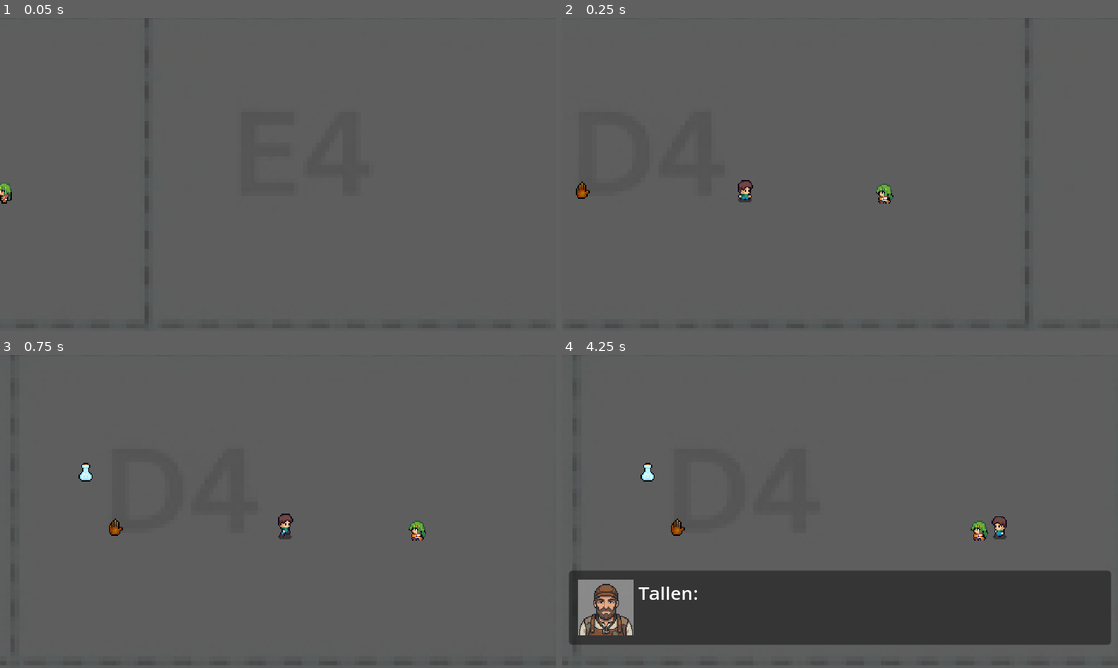
Above: before the commit, frames 1-4 (two rows, left to right).
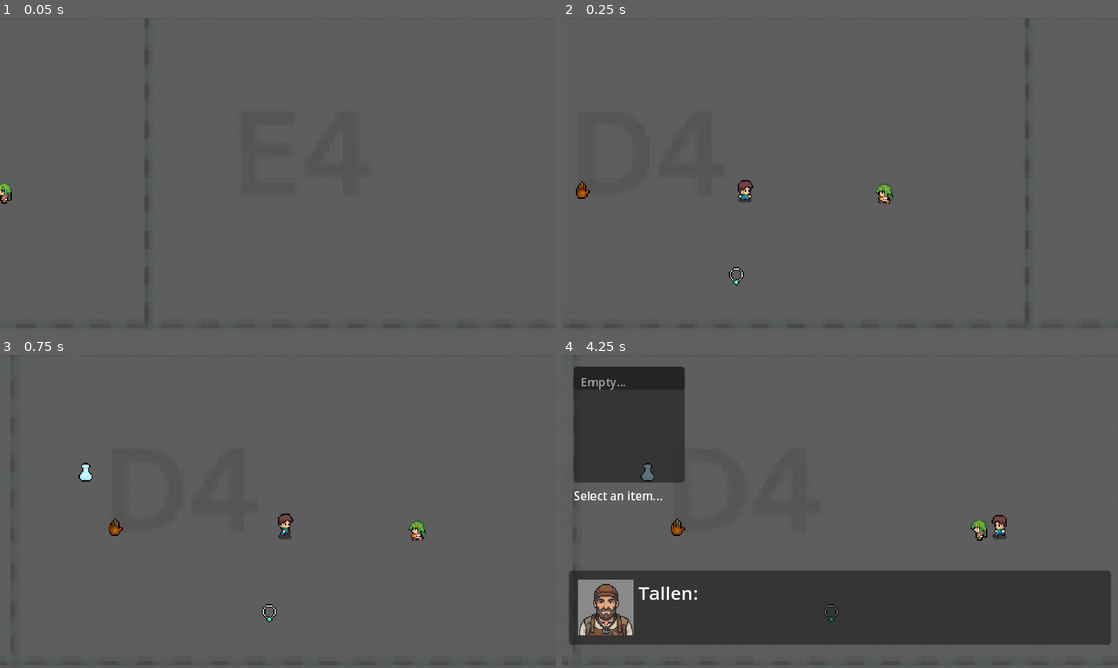
Above: after the commit, the same moments.

Repository: devkonrad/echoes-of-lyra
Game: Godot game, scene res://scenes/main.tscn
Two runs of this game, one before a commit and one after it. Both use one fixed random seed, a clock stepped at 60 frames per second and the inputs below.
Inputs:
- Up to frame 1 (0.05 s): no input
- Up to frame 2 (0.25 s): no input
- Up to frame 3 (0.75 s): tap Enter (ui_accept) at 0.5 s; hold Right (move_right) from 0.53 s (still down); tap Space (toggle_stealth) at 0.6 s
- Up to frame 4 (4.25 s): tap Enter (ui_accept) at 0.77, 1.52, 3.02, 3.77 s; release Right (move_right) at 1.28 s; hold Down (move_down) 1.28-2.03 s; tap Space (toggle_stealth) every 0.75 s from 1.35 to 3.6 s; hold Right (move_right) 2.03-2.78 s; hold Up (move_up) 2.78-3.53 s; hold Left (move_left) from 3.53 s (still down); tap I (toggle_inventory, bound only after the commit) at 4.15 s

Frame 1 is identical in both runs. In frame 2, less than 0.1% of the frame differs, in the area x 30-33%, y 79-86%; in frame 3, less than 0.1%; in frame 4, 7.8%, in the area x 2-80%, y 3-86%.

Commit message:
Add a simple inventory system

Diff:
--- a/project.godot
+++ b/project.godot
@@ -59,6 +59,11 @@
 "events": [Object(InputEventKey,"resource_local_to_scene":false,"resource_name":"","device":-1,"window_id":0,"alt_press …(191 unchanged characters)…
 ]
 }
+toggle_inventory={
+"deadzone": 0.5,
+"events": [Object(InputEventKey,"resource_local_to_scene":false,"resource_name":"","device":-1,"window_id":0,"alt_pressed":false,"shift_pressed":false,"ctrl_pressed":false,"meta_pressed":false,"pressed":false,"keycode":0,"physical_keycode":73,"key_label":0,"unicode":105,"location":0,"echo":false,"script":null)
+]
+}
 
 [rendering]
 
--- /dev/null
+++ b/scenes/inventory_ui.tscn
@@ -0,0 +1,38 @@
+[gd_scene load_steps=2 format=3 uid="uid://dw83y5ivmpaaq"]
+
+[ext_resource type="Script" path="res://scripts/inventory_ui.gd" id="1_byxfh"]
+
+[node name="InventoryUI" type="Control"]
+layout_mode = 3
+anchors_preset = 0
+script = ExtResource("1_byxfh")
+
+[node name="MarginContainer" type="MarginContainer" parent="."]
+layout_mode = 0
+offset_right = 40.0
+offset_bottom = 40.0
+theme_override_constants/margin_left = 10
+theme_override_constants/margin_top = 10
+theme_override_constants/margin_right = 10
+theme_override_constants/margin_bottom = 10
+
+[node name="Panel" type="Panel" parent="MarginContainer"]
+custom_minimum_size = Vector2(96, 0)
+layout_mode = 2
+size_flags_horizontal = 0
+
+[node name="VBoxContainer" type="VBoxContainer" parent="MarginContainer/Panel"]
+layout_mode = 0
+offset_right = 96.0
+offset_bottom = 118.0
+
+[node name="ItemList" type="ItemList" parent="MarginContainer/Panel/VBoxContainer"]
+custom_minimum_size = Vector2(0, 100)
+layout_mode = 2
+size_flags_vertical = 3
+theme_override_font_sizes/font_size = 10
+
+[node name="DescriptionLabel" type="Label" parent="MarginContainer/Panel/VBoxContainer"]
+layout_mode = 2
+theme_override_font_sizes/font_size = 10
+autowrap_mode = 1
--- a/scenes/overworld.tscn
+++ b/scenes/overworld.tscn
@@ -39,7 +39,18 @@
 
 [node name="PickupItem" parent="." instance=ExtResource("4_4w1os")]
 position = Vector2(1540, 958)
+item_name_override = "Glove"
+description_override = "A simple glove"
 is_consumable_override = true
 use_atlas_cutting = true
 sprite_sheet = ExtResource("5_trpej")
 region_rect = Rect2(64, 64, 16, 16)
+
+[node name="PickupItem2" parent="." instance=ExtResource("4_4w1os")]
+position = Vector2(1673, 1033)
+item_name_override = "Nercklace"
+description_override = "Power Necklace"
+is_consumable_override = true
+use_atlas_cutting = true
+sprite_sheet = ExtResource("5_trpej")
+region_rect = Rect2(32, 48, 16, 16)
--- a/scenes/ui_canvas.tscn
+++ b/scenes/ui_canvas.tscn
@@ -1,3 +1,10 @@
-[gd_scene format=3 uid="uid://c0mfh2omu31rp"]
+[gd_scene load_steps=3 format=3 uid="uid://c0mfh2omu31rp"]
+
+[ext_resource type="Script" path="res://scripts/ui_canvas.gd" id="1_5don1"]
+[ext_resource type="PackedScene" uid="uid://dw83y5ivmpaaq" path="res://scenes/inventory_ui.tscn" id="1_7teb4"]
 
 [node name="UiCanvas" type="CanvasLayer"]
+process_mode = 3
+script = ExtResource("1_5don1")
+
+[node name="InventoryUI" parent="." instance=ExtResource("1_7teb4")]
--- /dev/null
+++ b/scripts/inventory_ui.gd
@@ -0,0 +1,47 @@
+extends Control
+
+# --- Node References ---
+@onready var item_list: ItemList = $MarginContainer/Panel/VBoxContainer/ItemList
+@onready var description_label: Label = $MarginContainer/Panel/VBoxContainer/DescriptionLabel
+
+func _ready() -> void:
+	# Start hidden by default
+	hide()
+	# Connect list selection signal to update the description
+	item_list.item_selected.connect(_on_item_selected)
+
+# Toggles the visibility of the inventory window and handles game pause
+func toggle() -> void:
+	if visible:
+		hide()
+		get_tree().paused = false # Unpauses the overworld when closing
+	else:
+		show()
+		_update_inventory_display()
+		get_tree().paused = true # Pauses Milo and the world when browsing items
+
+# Clears and rebuilds the visual list based on GameManager data in real-time
+func _update_inventory_display() -> void:
+	item_list.clear()
+	description_label.text = "Select an item..."
+
+	# Fetching directly from the source to prevent frozen or null state references
+	if GameManager.inventory.is_empty():
+		item_list.add_item("Empty...")
+		return
+
+	for item in GameManager.inventory:
+		if item:
+			# Adds the item name and its texture icon if it exists
+			var index = item_list.add_item(item.item_name, item.texture)
+			# Store the item reference inside the metadata slot of the list row
+			item_list.set_item_metadata(index, item)
+
+# Triggered when the player clicks or selects an item in the list
+func _on_item_selected(index: int) -> void:
+	# Retrieve the ItemData resource stored in this row's metadata
+	var item = item_list.get_item_metadata(index) as ItemData
+	if item:
+		description_label.text = item.description
+	else:
+		description_label.text = ""
--- /dev/null
+++ b/scripts/ui_canvas.gd
@@ -0,0 +1,7 @@
+extends CanvasLayer
+
+@onready var inventory_ui = $InventoryUI
+
+func _input(event: InputEvent) -> void:
+	if event.is_action_pressed("toggle_inventory"):
+		inventory_ui.toggle()
